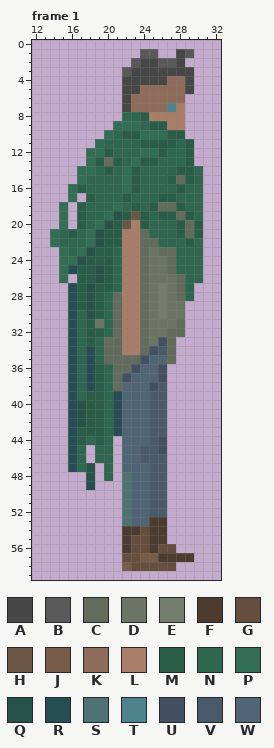
Two versions of one pixel-art file, Todo/Arte/Player/PlayerR.ase. The picture above was drawn from the file before the commit.
48x61 pixels, 1 frame. Colours within 5 levels of each other are drawn and written as one. Shown: frame 1: x 12..32, y 0..59. The commit also changed other frames, which this record leaves out.
Visible layers, top first: "Poncho", "Cuerpo", "piernaDelante", "piernaDetras", "CapaDetras".
Palette (. is transparent): A #474747  B #595959  C #626b5c  D #6c7565  E #727d6b  F #4d3b2f  G #664e3f  H #6b5646  J #785c4a  K #8f6c5a  L #a87e68  M #2a5d48  N #2e664f  P #316e55  Q #265248  R #274d54  S #4f7373  T #4d838c  U #435061  V #495b6b  W #4f6575
Pixels before, frame 1, first column x 14:
 1 ..........BB..AB.
 2 .........BAABBA..
 3 ........BAAAAAAA.
 4 ........AAAAAKKA.
 5 ........AAKKKKKA.
 6 ........AKKKKKK..
 7 ........AKKKKTL..
 8 ........NNMLLLL..
 9 .......PPPNMMLL..
10 ......PNMMPPPMM..
11 .....PNNNNMMMMNM.
12 ....PPMNNNPPMNNM.
13 ....PMCMNPMMNNNM.
14 ...PPNMNPMNNNNMMN
15 ...PNNNNPMNNNMCMN
16 ..PMNNNNPMNNNNMNN
17 ..P.MNNNMNNNMMNNN
18 .P.MNNNPNMNMCCMNN
19 .P.MNNPQMHMNMMCMN
20 .P.MNPQMHLMNNNMCM
21 PNMNPQMMLLCNNNMCM
22 PNNNPQMMLLCCNNNMN
23 .PNPQMMNLLCDCCNNN
24 .PPQMMMNLLCDDCNNN
25 .PRMMQMNLLCDDCNNN
26 .P.MMQMNLLCDDDCNN
27 ..RMQMMNLLCDEDCN.
28 ..RMQMNCLLCDEDCN.
29 ..RMQMNCLLCDEDD..
30 ..RNQMNCLLCDEDD..
31 ..RNMDNCLLCDDDC..
32 ..RNMMNCLLCDDCC..
33 ..RNMNCCLLCDUC...
34 ..RNRNCCLLCUVC...
35 ..RNRNCCCCUWWC...
36 ..RNRMNCCUWWU....
37 ..RNRMNCUWWWU....
38 ..RNRMNCWWWUV....
39 ..RNMMNRWWWVV....
40 ..RQMMNRWWWVV....
41 ..RQMMNRWWWVV....
42 ..RQMMNRWWWVV....
43 ..RMMMNRWWWVV....
44 ..RMNMN.WWWVU....
45 ..RN.NN.WWVVU....
46 ..RN.NN.WWVVV....
47 ..RNQ.N.WWWVV....
48 ....Q.N.SWWVV....
49 ....R...SWWVV....
50 ........SWWVV....
51 ........SWWVV....
52 ........SWWVV....
53 ........SWWFF....
54 ........FFGFF....
55 ........FGGFF....
56 ........FGGFGG...
57 ........GGJJFFFF.
58 ........JGGGGG...
Now the later version:
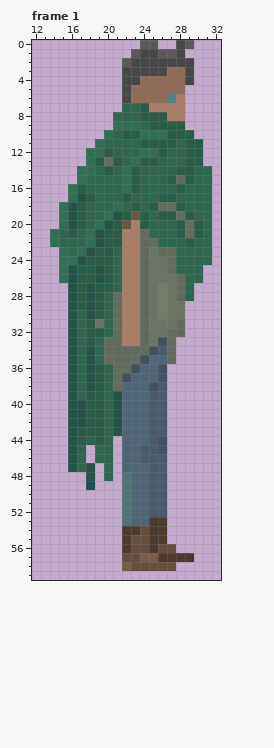
Diff:
Frame 1, layers "Cuerpo", "CapaDetras":
The author put colour A in row 0 at x 28; in row 2 at x 29.
Colour B becomes colour A in row 1 at x 24 to 25; in row 2 at x 23 and 26 to 27; in row 3 at x 22.
The author put colour B in row 0 at x 24 to 25 and 29; in row 1 at x 23 and 26 to 27; in row 2 at x 22.
Colour L becomes colour C in row 34 at x 22 to 23.
Colour A becomes colour K in row 3 at x 27 to 28; in row 4 at x 24 to 26; in row 5 at x 23.
Colour K becomes colour L in row 6 at x 28; in row 7 at x 25 to 26.
Colour T becomes colour L in row 7 at x 27.
The author put colour M in row 10 at x 29; in rows 11 to 13 at x 30.
Colour K becomes colour M in row 7 at x 24.
Colour L becomes colour M in row 8 at x 25 to 26; in row 9 at x 27 to 28.
The author put colour N in row 8 at x 21; in rows 14 to 24 at x 31.
Colour A becomes colour N in row 7 at x 22.
Colour K becomes colour N in row 7 at x 23.
The author put colour Q in row 17 at x 17; in rows 18 to 20 at x 16; in row 26 at x 16.
Colour R becomes colour Q in row 25 at x 16; in rows 27 to 33 at x 16; in rows 34 to 38 at x 16 and 18; in rows 39 to 43 at x 16 and 21; in rows 44 to 47 at x 16.
Colour K becomes colour T in row 6 at x 27.
Colour A is gone in row 5 at x 29.
Colour B is gone in row 1 at x 29.
Where, in picture pixels (left, top, right, bottom), the same in both pictures:
changed: (113, 40, 212, 265)
added: (68, 193, 86, 229)
changed: (68, 265, 140, 472)
